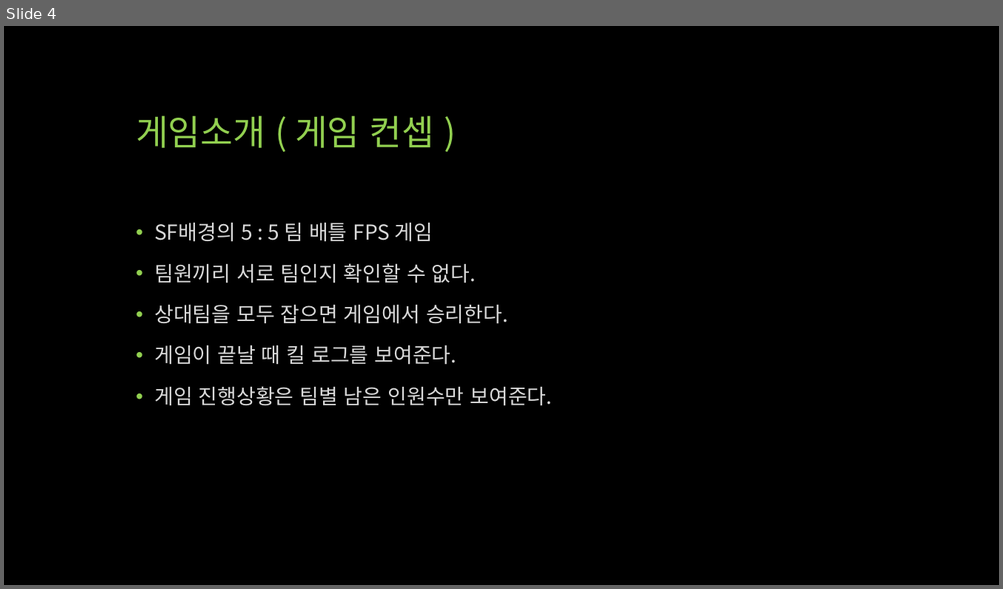
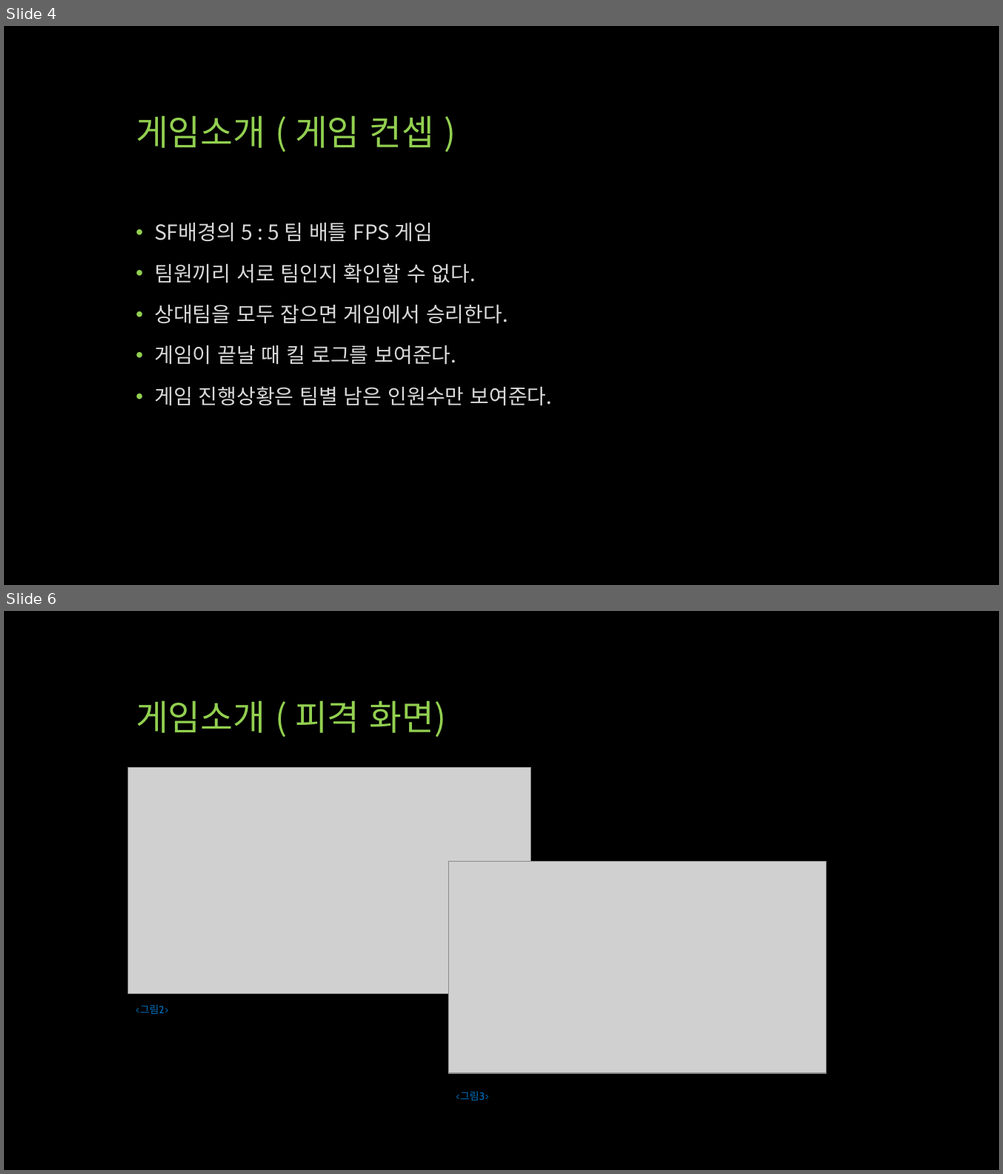
Before and after one commit to qwert830/SP, a slide deck: 기획/UTB (Unknown Team Battle).pptx. Shown one above the other, each under a label of ours: slide 4 before the commit, slides 4 and 6 after it; the slides between them are not shown. The pictures are 1003x589 and 1003x1174 pixels, drawn with LibreOffice and Linux fonts; fonts in the diff are those of the drawing; grey boxes stand for pictures. Boxes give left, top, right and bottom in pixels: in the first picture for what was removed or moved away, otherwise in the second. Text is boxed around its words. In the diff, an @@ line names an element or a change of style, - is before the commit and + after.

```diff
--- a/기획/UTB (Unknown Team Battle).pptx
+++ b/기획/UTB (Unknown Team Battle).pptx
@@ slide 6 added at (x1=4, y1=611, x2=999, y2=1170), background #000000 @@
@@ title added at (x1=136, y1=701, x2=447, y2=737), 34 pt, text #92D050 @@
+게임소개 ( 피격 화면)
@@ picture added at (x1=128, y1=768, x2=531, y2=994) @@
@@ picture added at (x1=449, y1=862, x2=826, y2=1073) @@
@@ text added at (x1=136, y1=1005, x2=168, y2=1014), 10 pt, text #0070C0 @@
+<그림2>
@@ text added at (x1=455, y1=1091, x2=489, y2=1101), 10 pt, text #0070C0 @@
+<그림3>
```
Also in this commit, not shown: 6 slides changed.
